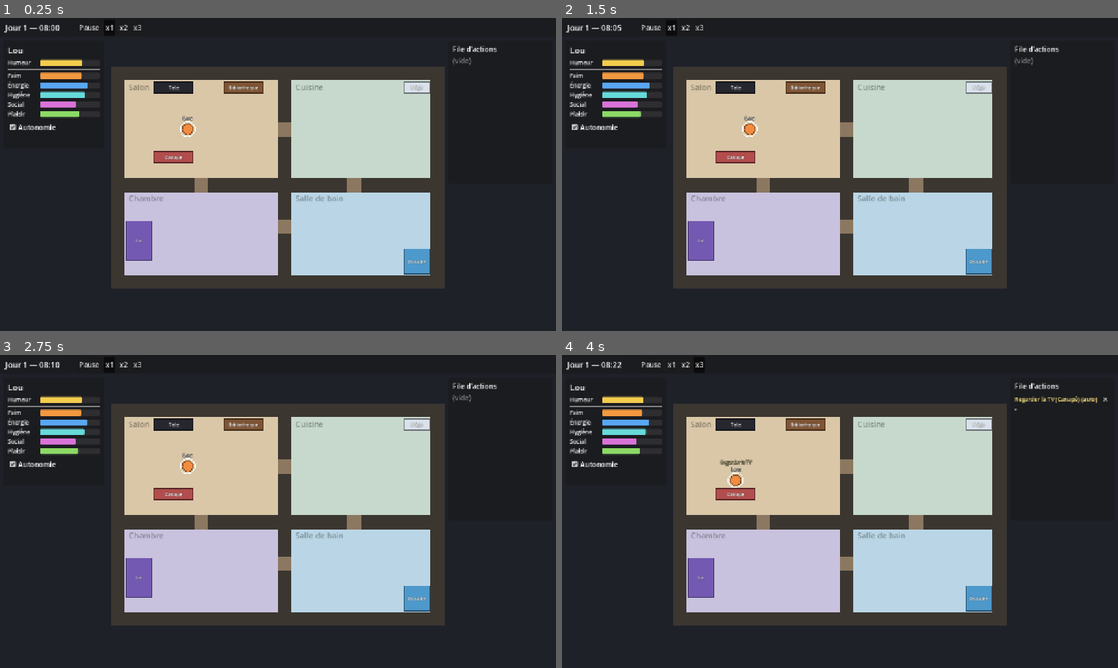
Above: before the commit, frames 1-4 (two rows, left to right).
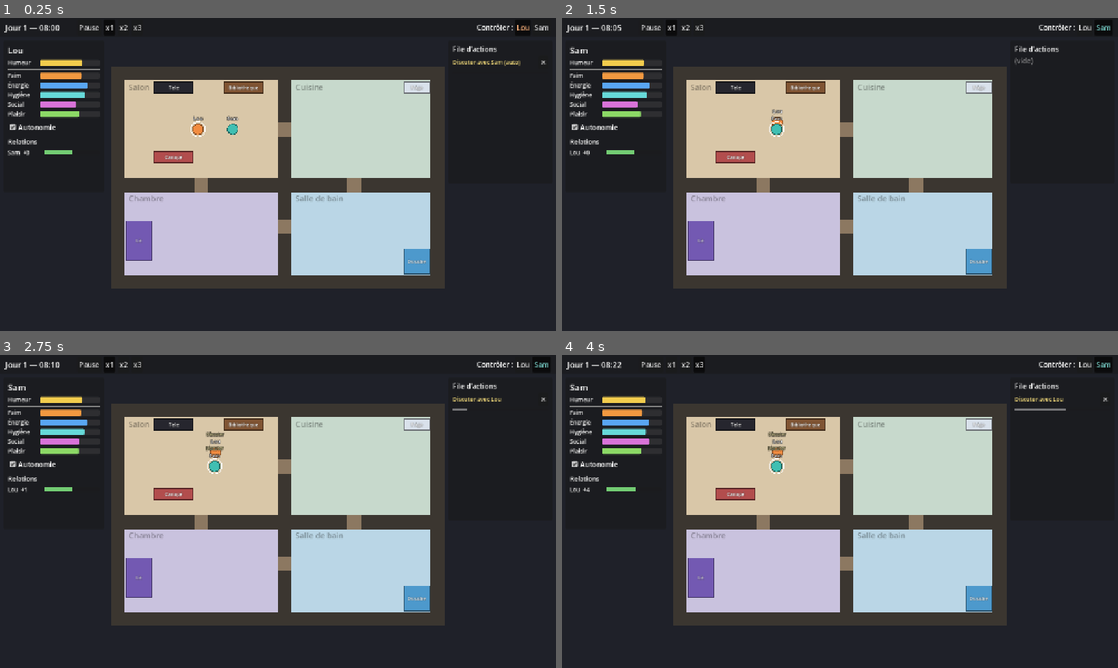
Above: after the commit, the same moments.

Repository: ffreville/les-mouz
Game: Godot game, scene res://scenes/main.tscn
The game is run twice, just before and just after one commit, with the same random seed, the same clock (stepped at 60 frames per second) and the same inputs.
Inputs (mouse positions are in pixels of both pictures, inside the frame that each line leads up to):
- Up to frame 1 (0.25 s): no input
- Up to frame 2 (1.5 s): click (1101, 27) at 0.5 s, where only the run after the commit has a clickable "Sam"; click (1106, 61) at 1.25 s, where only the run after the commit has a clickable "✕"
- Up to frame 3 (2.75 s): click "x1" at 2 s
- Up to frame 4 (4 s): click "x2" at 2.75 s; click "x3" at 3.5 s

The runs differ from the first frame. In frame 1, 0.8% of the frame differs, in the area x 1-99%, y 1-44%; in frame 2, 0.6%; in frame 3, 0.8%; in frame 4, 1.1%.

Commit message:
Étape 6 : second personnage, Discuter et relations

Diff:
--- /dev/null
+++ b/data/characters/sam.tres
@@ -0,0 +1,16 @@
+[gd_resource type="Resource" script_class="CharacterProfile" format=3]
+
+[ext_resource type="Script" path="res://scripts/characters/character_profile.gd" id="1_profile"]
+[ext_resource type="Script" path="res://scripts/needs/need_definition.gd" id="2_need"]
+[ext_resource type="Resource" path="res://data/needs/faim.tres" id="3_faim"]
+[ext_resource type="Resource" path="res://data/needs/energie.tres" id="4_energie"]
+[ext_resource type="Resource" path="res://data/needs/hygiene.tres" id="5_hygiene"]
+[ext_resource type="Resource" path="res://data/needs/social.tres" id="6_social"]
+[ext_resource type="Resource" path="res://data/needs/plaisir.tres" id="7_plaisir"]
+
+[resource]
+script = ExtResource("1_profile")
+display_name = "Sam"
+color = Color(0.25, 0.75, 0.7, 1)
+walk_speed = 96.0
+needs = Array[ExtResource("2_need")]([ExtResource("3_faim"), ExtResource("4_energie"), ExtResource("5_hygiene"), ExtResource("6_social"), ExtResource("7_plaisir")])
--- a/data/objects/lit.tres
+++ b/data/objects/lit.tres
@@ -10,4 +10,4 @@
 color = Color(0.45, 0.35, 0.7, 1)
 size = Vector2i(2, 3)
 actions = Array[ExtResource("2_action")]([ExtResource("3_dormir")])
-capacity = 1
+capacity = 2
--- a/scenes/characters/character.tscn
+++ b/scenes/characters/character.tscn
@@ -6,6 +6,7 @@
 [ext_resource type="Script" path="res://scripts/characters/action_queue.gd" id="4_queue"]
 [ext_resource type="Script" path="res://scripts/characters/autonomy_brain.gd" id="5_brain"]
 [ext_resource type="Resource" path="res://data/settings/autonomy_settings.tres" id="6_autonomy"]
+[ext_resource type="Script" path="res://scripts/characters/relationships.gd" id="7_relationships"]
 
 [node name="Character" type="Node2D"]
 z_index = 10
@@ -47,3 +48,6 @@
 [node name="Brain" type="Node" parent="."]
 script = ExtResource("5_brain")
 settings = ExtResource("6_autonomy")
+
+[node name="Relationships" type="Node" parent="."]
+script = ExtResource("7_relationships")
--- a/scenes/main.tscn
+++ b/scenes/main.tscn
@@ -11,15 +11,19 @@
 [ext_resource type="Script" path="res://scripts/characters/character_profile.gd" id="9_profile"]
 [ext_resource type="Resource" path="res://data/characters/lou.tres" id="10_lou"]
 [ext_resource type="PackedScene" path="res://scenes/objects/smart_object.tscn" id="11_object"]
+[ext_resource type="Resource" path="res://data/characters/sam.tres" id="12_sam"]
+[ext_resource type="Script" path="res://scripts/objects/action_definition.gd" id="13_action"]
+[ext_resource type="Resource" path="res://data/actions/discuter.tres" id="14_discuter"]
 
 [node name="Main" type="Node2D"]
 
 [node name="World" type="Node2D" parent="."]
 script = ExtResource("1_world")
 layout = ExtResource("3_layout")
-character_profiles = Array[ExtResource("9_profile")]([ExtResource("10_lou")])
+character_profiles = Array[ExtResource("9_profile")]([ExtResource("10_lou"), ExtResource("12_sam")])
 character_scene = ExtResource("8_character")
 smart_object_scene = ExtResource("11_object")
+social_actions = Array[ExtResource("13_action")]([ExtResource("14_discuter")])
 
 [node name="HouseView" type="Node2D" parent="World"]
 script = ExtResource("2_view")
--- a/scenes/ui/hud.tscn
+++ b/scenes/ui/hud.tscn
@@ -5,6 +5,8 @@
 [ext_resource type="Script" path="res://scripts/ui/needs_panel.gd" id="3_needs"]
 [ext_resource type="Script" path="res://scripts/ui/action_queue_panel.gd" id="4_queue"]
 [ext_resource type="Script" path="res://scripts/ui/context_menu.gd" id="5_menu"]
+[ext_resource type="Script" path="res://scripts/ui/relationship_panel.gd" id="6_relations"]
+[ext_resource type="Script" path="res://scripts/ui/character_switcher.gd" id="7_switcher"]
 
 [node name="HUD" type="CanvasLayer"]
 script = ExtResource("1_hud")
@@ -22,15 +24,27 @@
 theme_override_constants/margin_right = 12
 theme_override_constants/margin_bottom = 4
 
-[node name="ClockPanel" type="HBoxContainer" parent="TopBar/Margin"]
+[node name="Row" type="HBoxContainer" parent="TopBar/Margin"]
 layout_mode = 2
+
+[node name="ClockPanel" type="HBoxContainer" parent="TopBar/Margin/Row"]
+layout_mode = 2
+size_flags_horizontal = 3
 script = ExtResource("2_clock")
+
+[node name="SwitcherLabel" type="Label" parent="TopBar/Margin/Row"]
+layout_mode = 2
+text = "Contrôler :"
+
+[node name="CharacterSwitcher" type="HBoxContainer" parent="TopBar/Margin/Row"]
+layout_mode = 2
+script = ExtResource("7_switcher")
 
 [node name="LeftPanel" type="PanelContainer" parent="."]
 offset_left = 8.0
 offset_top = 52.0
 offset_right = 240.0
-offset_bottom = 300.0
+offset_bottom = 400.0
 
 [node name="Margin" type="MarginContainer" parent="LeftPanel"]
 layout_mode = 2
@@ -59,6 +73,16 @@
 layout_mode = 2
 focus_mode = 0
 text = "Autonomie"
+
+[node name="RelationsTitle" type="Label" parent="LeftPanel/Margin/Content"]
+layout_mode = 2
+theme_override_font_sizes/font_size = 15
+text = "Relations"
+
+[node name="RelationshipPanel" type="VBoxContainer" parent="LeftPanel/Margin/Content"]
+unique_name_in_owner = true
+layout_mode = 2
+script = ExtResource("6_relations")
 
 [node name="RightPanel" type="PanelContainer" parent="."]
 anchors_preset = 1
--- a/scripts/characters/action_queue.gd
+++ b/scripts/characters/action_queue.gd
@@ -2,9 +2,15 @@
 extends Node
 ## File d'actions d'un personnage : il exécute la première, puis passe à la suivante.
 ## Cycle d'une action : PENDING → MOVING (va sur place) → RUNNING (applique ses effets) → DONE.
+##
+## Actions sociales : l'initiateur rejoint son partenaire puis place une action
+## « jumelle » en tête de la file du partenaire. Annuler l'une annule l'autre.
 
 ## La file a changé (ajout, retrait, début d'une action).
 signal changed
+
+## Nombre de fois où l'on recalcule le chemin vers un partenaire qui se déplace.
+const MAX_APPROACH_ATTEMPTS := 6
 
 var items: Array[QueuedAction] = []
 var _character: Character
@@ -37,6 +43,21 @@
 	_start_next_if_idle()
 
 
+## Place une action en tête de file et la démarre tout de suite.
+## L'action en cours est remise en attente (ou annulée si elle venait de l'autonomie).
+func push_front(action: QueuedAction) -> void:
+	var interrupted := current()
+	if interrupted != null and interrupted.state != QueuedAction.State.PENDING:
+		_stop(interrupted)
+		interrupted.state = QueuedAction.State.PENDING
+	items.push_front(action)
+	EventBus.action_queued.emit(_character, action)
+	if interrupted != null and (interrupted.is_autonomous or interrupted.is_social()):
+		cancel(interrupted)
+	changed.emit()
+	_start_next_if_idle()
+
+
 ## Retire une action de la file (et l'interrompt si elle est en cours).
 func cancel(action: QueuedAction) -> void:
 	if action not in items:
@@ -46,6 +67,10 @@
 	items.erase(action)
 	action.state = QueuedAction.State.DONE
 	EventBus.action_cancelled.emit(_character, action)
+	# L'action jumelle du partenaire s'arrête aussi.
+	var partner := action.partner_action
+	if partner != null and partner.state != QueuedAction.State.DONE:
+		action.target_character.queue.cancel(partner)
 	changed.emit()
 	_start_next_if_idle()
 
@@ -74,14 +99,22 @@
 ## Case où le personnage doit se rendre, ou NO_CELL si l'action est impossible.
 func _destination_for(action: QueuedAction) -> Vector2i:
 	var navigation := _character.world.navigation
+	var here := _character.get_cell()
 	if action.is_move_only():
 		return action.target_cell
 	if action.target_object != null:
 		if not action.target_object.can_use(_character):
 			return GridNavigation.NO_CELL
 		var spots := navigation.cells_around(action.target_object.footprint)
-		return navigation.closest_reachable(spots, _character.get_cell())
-	return GridNavigation.NO_CELL
+		return navigation.closest_reachable(spots, here)
+	# Action sociale : l'invité reste sur place, l'initiateur va à côté du partenaire.
+	if action.is_social_guest:
+		return here
+	var partner_cell := action.target_character.get_cell()
+	if _is_next_to(here, partner_cell):
+		return here
+	var spots := navigation.cells_around(Rect2i(partner_cell, Vector2i.ONE))
+	return navigation.closest_reachable(spots, here)
 
 
 func _on_arrived() -> void:
@@ -93,8 +126,18 @@
 func _on_destination_reached(action: QueuedAction) -> void:
 	if action.is_move_only():
 		_finish(action)
-	else:
-		_run(action)
+		return
+	# Le partenaire a pu bouger pendant le trajet : on le rejoint à nouveau.
+	if action.is_social() and not action.is_social_guest \
+			and not _is_next_to(_character.get_cell(), action.target_character.get_cell()):
+		action.approach_attempts += 1
+		if action.approach_attempts > MAX_APPROACH_ATTEMPTS:
+			cancel(action)
+		else:
+			action.state = QueuedAction.State.PENDING
+			_begin(action)
+		return
+	_run(action)
 
 
 ## Deuxième phase : l'action commence réellement.
@@ -104,7 +147,18 @@
 		return
 	action.state = QueuedAction.State.RUNNING
 	EventBus.action_started.emit(_character, action)
-	changed.emit()
+	if action.is_social() and not action.is_social_guest:
+		_invite_partner(action)
+	changed.emit()
+
+
+## Crée l'action jumelle chez le partenaire pour qu'il participe.
+func _invite_partner(action: QueuedAction) -> void:
+	var guest := QueuedAction.with_character(action.definition, _character)
+	guest.is_social_guest = true
+	guest.partner_action = action
+	action.partner_action = guest
+	action.target_character.queue.push_front(guest)
 
 
 ## Applique les effets de l'action en cours, au prorata du temps écoulé.
@@ -118,6 +172,9 @@
 	var ratio := step / definition.duration_minutes if definition.duration_minutes > 0.0 else 1.0
 	for need_id in definition.need_gains:
 		_character.needs.change(need_id, definition.need_gains[need_id] * ratio)
+	# La relation est symétrique : seul l'initiateur l'applique, pour ne pas la compter deux fois.
+	if action.is_social() and not action.is_social_guest and definition.relationship_gain != 0.0:
+		_character.relationships.change_with(action.target_character, definition.relationship_gain * ratio)
 	if action.elapsed_minutes >= definition.duration_minutes:
 		_finish(action)
 
@@ -136,3 +193,8 @@
 	_character.mover.stop()
 	if action.target_object != null:
 		action.target_object.release(_character)
+
+
+## Vrai si deux cases se touchent (y compris en diagonale) sans être confondues.
+static func _is_next_to(a: Vector2i, b: Vector2i) -> bool:
+	return a != b and absi(a.x - b.x) <= 1 and absi(a.y - b.y) <= 1
--- a/scripts/characters/autonomy_brain.gd
+++ b/scripts/characters/autonomy_brain.gd
@@ -79,4 +79,23 @@
 				"definition": definition,
 				"distance": distance,
 			})
+	for other in _character.world.characters:
+		# On ne dérange pas quelqu'un d'occupé (un ordre du joueur, lui, interrompt).
+		if other == _character or _is_busy(other):
+			continue
+		var spot := navigation.closest_reachable(navigation.cells_around(Rect2i(other.get_cell(), Vector2i.ONE)), here)
+		if spot == GridNavigation.NO_CELL:
+			continue
+		var distance := navigation.path_length(here, spot)
+		for definition in _character.world.social_actions:
+			candidates.append({
+				"action": QueuedAction.with_character(definition, other),
+				"definition": definition,
+				"distance": distance,
+			})
 	return candidates
+
+
+func _is_busy(other: Character) -> bool:
+	var action := other.queue.current()
+	return action != null and action.state == QueuedAction.State.RUNNING
--- a/scripts/characters/character.gd
+++ b/scripts/characters/character.gd
@@ -19,6 +19,7 @@
 @onready var needs: NeedsComponent = $Needs
 @onready var queue: ActionQueue = $Queue
 @onready var brain: AutonomyBrain = $Brain
+@onready var relationships: Relationships = $Relationships
 @onready var name_label: Label = $NameLabel
 @onready var action_label: Label = $ActionLabel
 
@@ -33,6 +34,7 @@
 	mover.setup(world.navigation, self, profile.walk_speed)
 	needs.setup(self, profile.needs)
 	queue.setup(self)
+	relationships.setup(self)
 	brain.setup(self, profile.autonomy_enabled)
 	queue.changed.connect(_refresh_action_label)
 	_refresh_action_label()
--- /dev/null
+++ b/scripts/characters/relationships.gd
@@ -0,0 +1,37 @@
+class_name Relationships
+extends Node
+## Relations d'un personnage avec les autres, de -100 (ennemis) à 100 (meilleurs amis).
+## Les relations sont symétriques : modifier A→B modifie aussi B→A.
+
+## La relation avec `other` a changé.
+signal changed(other: Node, value: float)
+
+const MIN_VALUE := -100.0
+const MAX_VALUE := 100.0
+
+var _values: Dictionary[Node, float] = {}
+var _character: Node
+
+
+func setup(character: Node) -> void:
+	_character = character
+
+
+func get_value(other: Node) -> float:
+	return _values.get(other, 0.0)
+
+
+## Ajoute `amount` à la relation entre ce personnage et `other` (des deux côtés).
+func change_with(other: Character, amount: float) -> void:
+	var old_value := get_value(other)
+	var new_value := clampf(old_value + amount, MIN_VALUE, MAX_VALUE)
+	if new_value == old_value:
+		return
+	_store(other, new_value)
+	other.relationships._store(_character, new_value)
+	EventBus.relationship_changed.emit(_character, other, new_value, new_value - old_value)
+
+
+func _store(other: Node, value: float) -> void:
+	_values[other] = value
+	changed.emit(other, value)
--- a/scripts/core/input_controller.gd
+++ b/scripts/core/input_controller.gd
@@ -2,7 +2,7 @@
 extends Node2D
 ## Traduit les clics dans le monde en ordres pour le personnage sélectionné.
 ## Les clics sur l'interface sont absorbés avant d'arriver ici.
-##  - clic sur un personnage : le sélectionner ;
+##  - clic sur un autre personnage : menu (actions sociales, prendre le contrôle) ;
 ##  - clic sur un objet : menu de ses actions ;
 ##  - clic sur le sol : « Aller ici ».
 
@@ -19,7 +19,10 @@
 
 	var character := world.get_character_at(position_in_world)
 	if character != null:
-		world.selection.select(character)
+		if selected == null or character == selected:
+			world.selection.select(character)
+		else:
+			_open_character_menu(selected, character, click.position)
 		return
 	if selected == null:
 		return
@@ -41,3 +44,18 @@
 				actor.queue.enqueue(QueuedAction.use_object(action, smart_object)),
 		})
 	EventBus.context_menu_requested.emit(smart_object.get_display_name(), options, screen_position)
+
+
+func _open_character_menu(actor: Character, other: Character, screen_position: Vector2) -> void:
+	var options: Array = []
+	for action in world.social_actions:
+		options.append({
+			"label": action.display_name,
+			"callback": func() -> void:
+				actor.queue.enqueue(QueuedAction.with_character(action, other)),
+		})
+	options.append({
+		"label": "Contrôler %s" % other.get_display_name(),
+		"callback": world.selection.select.bind(other),
+	})
+	EventBus.context_menu_requested.emit(other.get_display_name(), options, screen_position)
--- a/scripts/core/world.gd
+++ b/scripts/core/world.gd
@@ -8,6 +8,8 @@
 @export var character_profiles: Array[CharacterProfile] = []
 @export var character_scene: PackedScene
 @export var smart_object_scene: PackedScene
+## Actions possibles entre deux personnages (ex. « Discuter »).
+@export var social_actions: Array[ActionDefinition] = []
 
 var characters: Array[Character] = []
 var smart_objects: Array[SmartObject] = []
--- /dev/null
+++ b/scripts/ui/character_switcher.gd
@@ -0,0 +1,43 @@
+class_name CharacterSwitcher
+extends HBoxContainer
+## Un bouton par personnage pour choisir celui que l'on contrôle.
+## Raccourci : Tab passe au personnage suivant.
+
+var _world: World
+var _buttons: Dictionary[Node, Button] = {}
+
+
+func _ready() -> void:
+	EventBus.character_selected.connect(_on_character_selected)
+
+
+func _unhandled_key_input(event: InputEvent) -> void:
+	var key := event as InputEventKey
+	if _world == null or key == null or not key.pressed or key.echo or key.keycode != KEY_TAB:
+		return
+	var characters := _world.characters
+	var index := characters.find(_world.selection.selected)
+	_world.selection.select(characters[(index + 1) % characters.size()])
+	get_viewport().set_input_as_handled()
+
+
+func _on_character_selected(character: Node) -> void:
+	if _world == null:
+		_build(character.world)
+	for other in _buttons:
+		_buttons[other].set_pressed_no_signal(other == character)
+
+
+func _build(world: World) -> void:
+	_world = world
+	var group := ButtonGroup.new()
+	for character in world.characters:
+		var button := Button.new()
+		button.text = character.get_display_name()
+		button.toggle_mode = true
+		button.button_group = group
+		button.focus_mode = Control.FOCUS_NONE
+		button.add_theme_color_override("font_pressed_color", character.profile.color.lightened(0.3))
+		button.pressed.connect(world.selection.select.bind(character))
+		add_child(button)
+		_buttons[character] = button
--- a/scripts/ui/hud.gd
+++ b/scripts/ui/hud.gd
@@ -8,6 +8,7 @@
 @onready var needs_panel: NeedsPanel = %NeedsPanel
 @onready var queue_panel: ActionQueuePanel = %ActionQueuePanel
 @onready var autonomy_check: CheckBox = %AutonomyCheck
+@onready var relationship_panel: RelationshipPanel = %RelationshipPanel
 
 
 func _ready() -> void:
@@ -21,6 +22,7 @@
 	needs_panel.set_character(_selected)
 	queue_panel.set_character(_selected)
 	autonomy_check.set_pressed_no_signal(_selected.brain.enabled)
+	relationship_panel.set_character(_selected)
 
 
 func _on_autonomy_toggled(pressed: bool) -> void:
--- /dev/null
+++ b/scripts/ui/relationship_panel.gd
@@ -0,0 +1,53 @@
+class_name RelationshipPanel
+extends VBoxContainer
+## Affiche les relations du personnage sélectionné avec chacun des autres (-100 à 100).
+
+const POSITIVE_COLOR := Color(0.45, 0.8, 0.45)
+const NEGATIVE_COLOR := Color(0.85, 0.35, 0.35)
+
+var _character: Character
+
+
+func _ready() -> void:
+	EventBus.relationship_changed.connect(_on_relationship_changed)
+
+
+func set_character(character: Character) -> void:
+	_character = character
+	_rebuild()
+
+
+func _on_relationship_changed(a: Node, b: Node, _value: float, _delta: float) -> void:
+	if a == _character or b == _character:
+		_rebuild()
+
+
+func _rebuild() -> void:
+	for child in get_children():
+		child.queue_free()
+	for other in _character.world.characters:
+		if other != _character:
+			add_child(_make_row(other, _character.relationships.get_value(other)))
+
+
+func _make_row(other: Character, value: float) -> Control:
+	var row := HBoxContainer.new()
+	var label := Label.new()
+	label.text = "%s  %+d" % [other.get_display_name(), roundi(value)]
+	label.custom_minimum_size.x = 80
+	label.add_theme_font_size_override("font_size", 13)
+	row.add_child(label)
+
+	var bar := ProgressBar.new()
+	bar.min_value = Relationships.MIN_VALUE
+	bar.max_value = Relationships.MAX_VALUE
+	bar.value = value
+	bar.show_percentage = false
+	bar.size_flags_horizontal = Control.SIZE_EXPAND_FILL
+	bar.size_flags_vertical = Control.SIZE_SHRINK_CENTER
+	bar.custom_minimum_size.y = 10
+	var fill := StyleBoxFlat.new()
+	fill.bg_color = POSITIVE_COLOR if value >= 0.0 else NEGATIVE_COLOR
+	bar.add_theme_stylebox_override("fill", fill)
+	row.add_child(bar)
+	return row
Not shown, added: scripts/characters/relationships.gd.uid
Not shown, added: scripts/ui/character_switcher.gd.uid
Not shown, added: scripts/ui/relationship_panel.gd.uid
